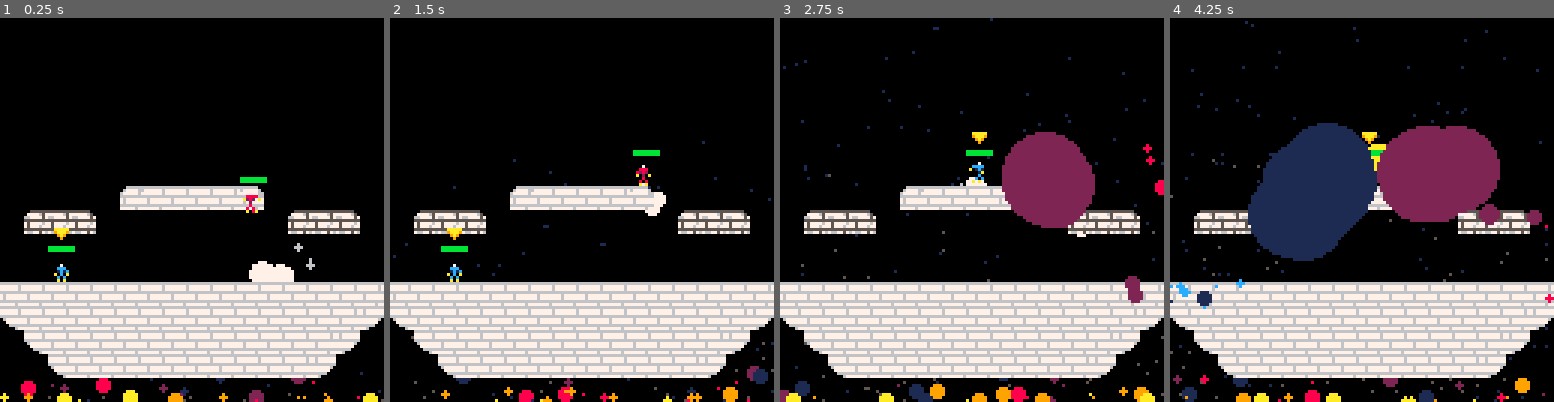
Above: before the commit, frames 1-4 (left to right).
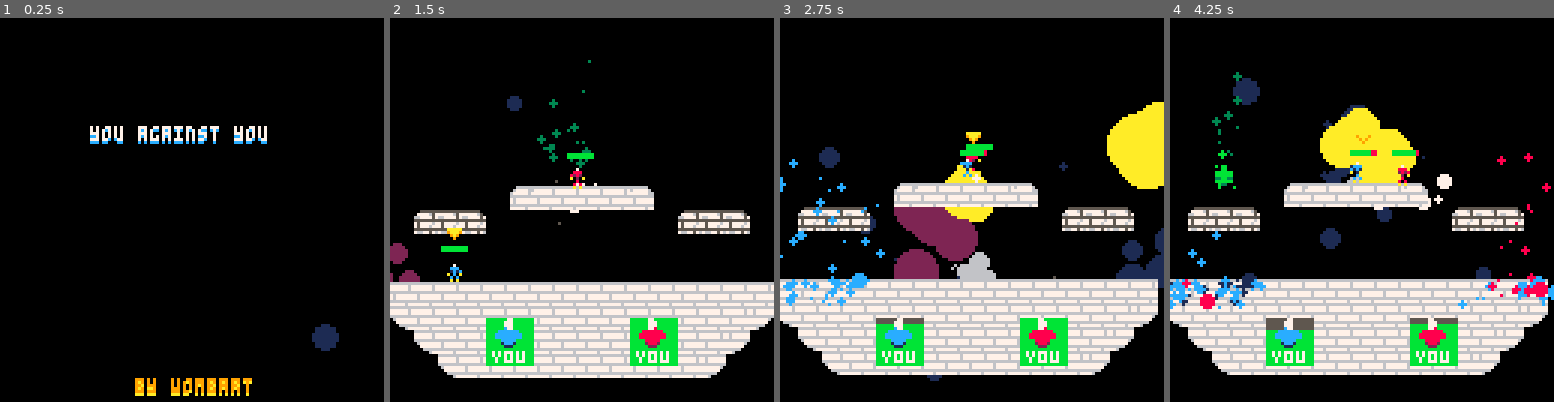
Above: after the commit, the same moments.

Repository: TThanushan/You_against_You
Game: PICO-8 cartridge you_against_you.p8
Two runs of this game, one before a commit and one after it. Both use one fixed random seed, a clock stepped at 60 frames per second and the inputs below.
Inputs:
- Up to frame 1 (0.25 s): no input
- Up to frame 2 (1.5 s): tap X (X key) at 0.33, 1.07 s; tap O (Z key) at 0.7 s
- Up to frame 3 (2.75 s): hold Right 1.6-2.1 s; tap O (Z key) at 1.7, 2.1, 2.5 s; tap X (X key) at 1.85 s; hold Up 2.15-2.42 s; hold Right from 2.47 s (still down)
- Up to frame 4 (4.25 s): tap O (Z key) every 0.4 s from 2.9 to 4.1 s; tap X (X key) at 2.97, 4.08 s; release Right at 3.03 s; hold Left 3.08-3.58 s; hold Right from 4.02 s (still down)

The runs differ from the first frame. In frame 1, 31% of the frame differs, in the area x 0-100%, y 28-100%; in frame 2, 5.5%; in frame 3, 36%; in frame 4, 39%, in the area x 0-100%, y 0-100%.

Commit message:
Game done for the 42Jam#2

Diff:
--- a/you_against_you.p8
+++ b/you_against_you.p8
@@ -14,8 +14,13 @@
 
 local map_limit_left_x, map_limit_right_x = 0, 126
 
+local co_patern
+local co_timer
 
 local player
+local bot
+local heal_timer = 0
+
 local part = {}
 local g = 0.3
 local debugmode = false
@@ -23,7 +28,7 @@
 local shkx, shky = 0, 0
 local main_camera
 local gameobjects = {}
-local game_state = 'game'
+local game_state = 'start'
 
 local colors = {black = 0, dark_blue = 1, dark_purple = 2, dark_green = 3,
 	brown = 4, dark_gray = 5, light_gray = 6, white = 7, red = 8, orange = 9,
@@ -43,16 +48,16 @@
 
 function start()
 	init_all_gameobject()
-
+    music(0, 500, 3)
 end
 
 function _update60()
 	if game_state == 'start' then
-
+        update_start()
 	elseif game_state == 'game' then
 		update_game()
 	elseif game_state == 'gameover' then
-
+        update_victory()
 	elseif game_state == 'victory' then
 		update_victory()
 	end
@@ -60,17 +65,17 @@
 
 function _draw()
 	if game_state == 'start' then
+        draw_start()
 	elseif game_state == 'game' then
 		draw_game()
 	elseif game_state == 'gameover' then
-
+        draw_victory()
 	elseif game_state == 'victory' then
 		draw_victory()
 	end
 
 	if (debugmode) then
 	-- if btnp(5) then spawner.wave_number += 1 end
-	if btnp(5) then platform_button1.level += 1 end
 		local pos_x, pos_y = main_camera.x - 60, main_camera.y - 60
 		-- if (btn(5)) shake_v(1)
 		-- print('time:'..flr(time()/2),main_camera.x-64, main_camera.y-64, 8, 2)
@@ -88,24 +93,53 @@
 	end
 end
 
+function update_start()
+ if btn(5) then game_state = 'game' end
+ -- update_all_gameobject()
+ update_part()
+ draw_bg_decors()
+end
+
+function draw_start()
+    cls(0)
+    draw_part()
+-- function spe_print(text, x, y, col_in, col_out, bordercol)
+
+    spe_print('you against you', 30, 32+cos(time()/3%1)*5,
+        colors.white, colors.blue)
+    if time()%1 > 0.5 then spe_print('press ❎', 45, 64, 6, 7) end
+    spe_print('by wombart', 45, 120, 9, 10)
+
+    local offsetx, offsety = 50, -30
+
+    -- spe_print('c to shoot', 55- offsetx, 70-offsety, 1, 12)
+    -- spe_print('⬆️', 87  - offsetx,  60-offsety, 1, 12)
+    -- spe_print('⬅️ ⬇️ ➡️ ',  75 - offsetx, 70-offsety, 1, 12)
+end
+
+
+
 function update_game()
 	update_all_gameobject()
 	do_camera_shake()
 	update_part()
-	whiteframe_update()
 	block_object_map_limit()
+    spawn_heal()
+    -- if (btn(4)) then slow_motion(200) end
 end
 
 function draw_game()
 
 	-- cls(((time()/2%15))+1)
 	draw_background()
+    whiteframe_update()
 	draw_bg_decors()
 
 	draw_part()
 	draw_map()
 	draw_all_gameobject()
 	draw_interface()
+
 	-- print(main_camera.get_tag())
 end
 
@@ -167,8 +201,13 @@
 	if do_once == false then
 		do_once=true
 	end
-	spe_print('you won !!!', 40 , main_camera.y-40-2*(cos(time())), 11, 3)
-	spe_print('❎ to restart', 40, main_camera.y, 10, 9)
+    if (game_state == 'victory') then
+        print('you won !!!', 40 , main_camera.y-50-2*(cos(time())), 11, 3)
+        print('❎ to restart', 40, main_camera.y, 10, 9)
+    else
+        print('you lost !!!', 40 , main_camera.y-50-2*(cos(time())), 11, 3)
+        print('❎ to restart', 40, main_camera.y, 10, 9)
+    end
 end
 
 function do_camera_shake()
@@ -195,8 +234,8 @@
 
 -- ##init
 function init_all_gameobject()
-	player = make_character(true, 100, 65, 'bot', 'player')
-	make_character(false, 20, 65, 'player', 'bot')
+	bot = make_character(true, 100, 65, 'bot', 'player')
+	player = make_character(false, 20, 65, 'player', 'bot')
 	main_camera = make_gameobject(128, 64, 'main_camera', {newposition = {x=0, y=0}})
 end
 
@@ -258,14 +297,16 @@
 
 function whiteframe_update()
 	if whiteframe == true then
-		rectfill(-100,-100, 200, 200, 8)
+		rectfill(-100,-100, 200, 200, colors.white)
 		whiteframe = false
 	end
 end
+
+
 
 -- ##player
 function make_character(is_bot, x, y, tag, target_tag)
-	player = make_gameobject(x, y, tag, {
+	local obj = make_gameobject(x, y, tag, {
 		is_bot = is_bot,
 		target_tag = target_tag,
 		current_health = p_info.max_health,
@@ -274,6 +315,7 @@
 		dx=0,
 		dy=1,
 		level = 1,
+        meteor_reload_time = 0,
 		weapon_info = {reload_time = p_info.weapon_info.reload_time,
 			bullet_sprite = p_info.weapon_info.bullet_sprite,
 			name = p_info.weapon_info.name,
@@ -295,6 +337,17 @@
 		sprites = p_info.sprites,
 		experience=0,
 		move_speed = p_info.move_speed,
+        summon_meteorites = function (self)
+            if (self.meteor_reload_time > time()) then
+                return
+            end
+            self.meteor_reload_time = time() + 2
+            local d = 1
+            for var=0, 0, 1 do
+                if self.look_to_left then d = -1 end
+                summon_meteorites(self.x + (10 + var * 5) * d, 0)
+            end
+        end,
 		shoot = function(self, _x, _y)
 			if self.weapon_info.reload_time < time() then
 				local looking_direction = 1
@@ -318,7 +371,7 @@
 					self.weapon_info.move_speed,
 					self.weapon_info.bullet_sprite,
 					'bullet', target_tag)
-				shake_h(0.5)
+				shake_h(1)
 			end
 
 		end,
@@ -350,6 +403,9 @@
 			if btn(4) then
 				self:shoot(self.x+200, self.y)
 			end
+            -- if btn(5) then
+            --     self:summon_meteorites()
+            -- end
 		end,
 		bot_freeze_brain = function (self, duration)
 			if self.bot_i.freeze_d <= time() then
@@ -359,10 +415,30 @@
 		end,
 		bot_debug = function(self)
 			circ(self.x, self.y, self.bot_i.run_range, colors.red)
-			print(self.bot_i.freeze_d, self.x, self.y - 30, colors.white)
+            local d = 1
+            if self.look_to_left then d = -1 end
+            -- rectfill(self.x,self.y, 128* d,  self.y + 10, colors.white)
+            -- print(3, self.x, self.y - 30, colors.white)
 		end,
 		bot_controller = function(self)
 			local dist = distance(self, player)
+
+			-- shooting
+			if ((abs(player.y - self.y) < 10)
+                and self.bot_i.next_shoot < time()) then
+
+                if (player.x < self.x) then
+                self.look_to_left = true
+                self.bot_i.direction = -1
+                else
+                    self.look_to_left = false
+                    self.bot_i.direction = 1
+                end
+
+            	self.bot_i.next_shoot = 0.5 + time()
+				self:shoot(self.x+200, self.y)
+				self.weapon_info.reload_time = 0.25
+			end
 
 			if (self.bot_i.freeze_d < time()) then
 				-- move randomly
@@ -376,16 +452,9 @@
 					end
 				end
 
-
-				-- shooting
-				if (self.bot_i.next_shoot < time()) then
-					self.bot_i.next_shoot = rnd(0.5) + time()
-					self:shoot(self.x+200, self.y)
-					self.weapon_info.reload_time = 0.25
-				end
-
 				-- jump
-				if (self.bot_i.next_jump < time() and self.grounded) then
+				if ((player.y == self.y or (abs(player.y - self.y) > 10 and player.y < self.y))
+                    and self.bot_i.next_jump < time() and self.grounded) then
 					self.bot_i.next_jump = rnd(3) + time()
 					self:jump()
 				end
@@ -460,8 +529,10 @@
 				colarr2 = {colors.dark_purple}
 			end
 			add_blood_part(self.x, self.y, d, colarr, colarr2)
-			sfx(5)
-			whiteframe = true
+            sfx(5)
+            slow_motion(200)
+            shake_camera(5)
+			-- whiteframe = true
 		end,
 		jump=function(self)
 			self.grounded = false
@@ -469,7 +540,7 @@
 			self.y -= 5
 
 			self.dy = -4
-			shake_v(0.5)
+			-- shake_v(0.5)
 			sfx(0)
 			run_dust(self.x, self.y+13, 1)
 			run_dust(self.x, self.y+13, -1)
@@ -504,8 +575,22 @@
 		end,
 		draw_health_rect = function (self)
 			local pourcentage_fill = self.current_health / self.max_health
-			draw_filled_rect(self.x - 4, self.y - 4, 8, 2, pourcentage_fill, colors.green, colors.red)
-			-- spe_print(self.current_health, self.x-3, self.y - 10, colors.green, colors.dark_green)
+            draw_filled_rect(self.x - 4, self.y - 4, 8, 2,
+                pourcentage_fill, colors.green, colors.red)
+            if (self.is_bot) then
+                draw_filled_rect(80, 100, 15, 16,
+                    pourcentage_fill, colors.green, colors.dark_gray, false, true)
+                spr(70, 80, 100, 2, 2)
+            else
+                draw_filled_rect(32, 100, 15, 16,
+                    pourcentage_fill, colors.green, colors.dark_gray, false, true)
+                spr(68, 32, 100, 2, 2)
+            end
+            -- function draw_filled_rect(x, y, width, height, pc,
+             -- font_col, back_col, bordercol)
+
+			-- spe_print(self.current_health, self.x-3, self.y - 10,
+             -- colors.green, colors.dark_green)
 		end,
 		update = function (self)
 			self:player_sounds()
@@ -523,10 +608,10 @@
 		end,
 		draw = function(self)
 			self:draw_sprite()
-			-- if (self.is_bot) then
-			-- 	self:bot_debug()
+			if (self.is_bot) then
+				self:bot_debug()
 			-- 	print(self.bot_state, self.x - 8, self.y - 10, colors.yellow)
-			-- end
+			end
 			if (self.active) then
 				-- self:draw_health_rect()
 				self:draw_health_rect()
@@ -534,6 +619,68 @@
 		end
 
 	})
+    return obj
+end
+
+function spawn_heal()
+    if (heal_timer < time()) then
+        local r = flr(rnd(3))
+        if r == 0 then
+            add_heal(60, 42)
+        elseif r == 1 then
+            add_heal(16, 50)
+        else
+            add_heal(104, 50)
+        end
+    end
+end
+-- #here
+function add_heal(x, y)
+    local obj = make_gameobject(x, y, 'heal', {
+        heal_amount = 4,
+        collision_check = function(self)
+            if (distance(self, player) < 10) then
+                player.current_health += self.heal_amount
+                if (player.current_health > player.max_health) then
+                    player.current_health = player.max_health
+                end
+            elseif (distance(self, bot) < 10) then
+                bot.current_health += self.heal_amount
+                if (bot.current_health > bot.max_health) then
+                    bot.current_health = bot.max_health
+                end
+            else
+                return
+            end
+            sfx(6)
+            self:destroy()
+        end,
+        destroy = function(self)
+            heal_timer = time() + 2 + rnd(5)
+            hit_part2(self.x, self.y, 3, 20, {colors.green, colors.dark_green})
+            self:disable()
+        end,
+        update = function(self)
+            self:collision_check()
+            if self.active then
+                heal_timer = time() + 1
+            end
+            if (rnd(1) > 0.8) then
+            add_part(self.x+4+rnd(6)-rnd(6), self.y+7+rnd(3)-rnd(3), 2, rnd(2), rnd(50)+10, 0, -rnd(1),
+            {colors.green, colors.dark_green})
+            end
+        end,
+        draw = function(self)
+            -- outline_spr(24, x + shkx, (y + shky) - 3 * (cos(time())),
+            --  false, false, colors.yellow)
+            spr(24, x + shkx, (y + shky) - 3 * (cos(time())))
+        -- endfunction outline_spr(n, x, y, _flip_x, _flip_y, outline_color
+
+        end
+
+        })
+    add(gameobjects, obj)
+    return obj
 end
 
 function make_muzzle_flash(x, y, radius, muzzle_color, duration)
@@ -572,7 +719,8 @@
 	end,
 	explode=function(self)
 	  -- hit_part(self.x, self.y,{7, 6, 5})
-	  dust_part(self.x, self.y, 3 + rnd(3), {colors.yellow, colors.orange, colors.red, colors.dark_purple}, rnd(4))
+	  dust_part(self.x, self.y, 4 + rnd(3), {colors.yellow, colors.orange
+        , colors.dark_purple, colors.dark_blue}, 6 + rnd(4), 60)
 	  -- if self.target:get_tag() !='player' then sfx(0) end
 	end,
 	destroy = function (self)
@@ -660,19 +808,24 @@
 	shky+=power*sin(shka)
 end
 
-function draw_filled_rect(x, y, width, height, pc, font_col, back_col, bordercol)
+function draw_filled_rect(x, y, width, height, pc, font_col, back_col, bordercol, v)
+    local vertical = v or false
 			-- draw_filled_rect(x, y, x+width, y+height, pourcentage_fill, colors.green, colors.black)
-	height -= 1
-	local length = (x+width) - x
-	if bordercol then
-		rectfill(x-1,y-1,x+width+1,y+height+1,bordercol)
-	end
-	if back_col then
-		rectfill(x,y,x+width,y+height,back_col)
-	end
-	if pc > 0.001 then
-	rectfill(x,y, x + length*pc,y+height,font_col)
-end
+    height -= 1
+    if bordercol then
+    	rectfill(x-1,y-1,x+width+1,y+height+1,bordercol)
+    end
+    if back_col then
+    	rectfill(x,y,x+width,y+height,back_col)
+    end
+    if pc > 0.001 then
+        if vertical then
+            rectfill(x, y + (height * (1 - pc)), x + width, y+height, font_col)
+        else
+            rectfill(x, y, x + width*pc, y+height, font_col)
+        end
+    end
+
 end
 
 function make_gameobject(x, y, tag, properties, draw_layer)
@@ -699,22 +852,94 @@
 	return obj
 end
 
+function slow_motion(len)
+    for i=0, len do
+    add_part(200, 2, 2, 1, 0.1, 0, 2,
+            {0})
+    end
+end
+
 function draw_bg_decors()
-	local speed = -0.1 + -rnd(1)
-	local col = colors.dark_gray
-	if (speed < -0.5) then col = colors.dark_blue end
-	add_part(rnd(128), 128, 2, 0.1, 200, 0, speed,
-			{col})
-	for i=0, 2, 1 do
-		add_part(rnd(128), 128, 2, rnd(3), rnd(20) + 0, rnd(2) - rnd(2), -rnd(1),
-			{colors.yellow, colors.orange, colors.red, colors.dark_purple, colors.dark_blue})
-	end
-
+    if (rnd(1) > 0.9) then
+	local speed = -1 + -rnd(3)
+	add_part(rnd(128), 128, 2, rnd(5), 200, 0, speed,
+			{colors.dark_blue})
+    end
+	-- for i=0, 2, 1 do
+	-- 	add_part(rnd(128), 128, 2, rnd(3), rnd(20) + 0, rnd(2) - rnd(2), -rnd(1),
+	-- 		{colors.yellow, colors.orange, colors.red, colors.dark_purple, colors.dark_blue})
+	-- end
+
+end
+
+function summon_meteor_main()
+    if costatus(co_patern) != 'dead' then
+        coresume(co_patern)
+        co_timer = time() + 3
+        return
+    end
+
+end
+
+function do_meteor_pattern(n)
+end
+
+function meteor_pattern()
+    for i=0, 10 do
+        make_obstacle(x, y, 23, 1)
+        yield()
+    end
 end
 
 -- todo
 function summon_meteorites(x, y, target_tag)
-
+    make_obstacle(x, y, 23, 1)
+end
+
+function make_obstacle(x, y, sprite,speed)
+ sfx(2)
+ local obj = make_gameobject(x, y, 'obstacle', {
+  f_speed=speed,
+  speed=speed,
+  sprite=sprite,
+  destroy=function(self)
+   self.speed = self.f_speed
+   hit_part2(self.x, self.y-4, 5,6,{8,2})
+   shake_camera(1)
+   sfx(1)
+   self:disable()
+  end,
+  draw=function(self)
+   -- circfill(self.x,self.y, 5, 8)
+   if rnd() > 0.5 then hit_part2(self.x+4, self.y, 3, 0,{8, 2}) end
+   -- line(self.x+3,self.y,self.x+3, 128, 8)
+   -- line(self.x+4,self.y,self.x+4, 128, 8)
+   -- line(self.x+5,self.y,self.x+128, 128, 8)
+   -- rectfill(self.x, self.y+4, 129, 128, 8)
+   -- li
+   -- outline_spr(self.sprite, self.x ,self.y)
+   spr(self.sprite, self.x, self.y)
+  end,
+  update=function(self)
+   self.x += self.speed
+   self.y += self.speed
+   self.speed+= g/6
+   if is_player_on_a_platform(self.x, self.y) or self.y > 120 then self:destroy()
+   elseif distance(self, player) < 5 then
+        player:take_damage(2)
+   elseif distance(self, bot) < 5 then
+        bot:take_damage(2)
+   end
+  end
+  })
+ obj.speed, obj.f_speed = speed, speed
+ return obj
+end
+
+function hit_part2(x,y, size, quantity,colarr)
+  for i=0, quantity do
+  local p add_part(rnd(5)-rnd(5)+x, rnd(5)-rnd(5)+y, 1, rnd(size)+size-1, rnd(5)+35, (rnd(10)-rnd(10))/30, (rnd(10)-rnd(10))/30, colarr)
+ end
 end
 
 -- ##part
@@ -739,7 +964,11 @@
  add(part, p)
  return p
 end
-
+function hit_part(x,y, size, quantity,colarr)
+  for i=0, quantity do
+  local p add_part(rnd(5)-rnd(5)+x, rnd(5)-rnd(5)+y, 1, rnd(size)+size-1, rnd(5)+35, (rnd(10)-rnd(10))/30, (rnd(10)-rnd(10))/30, colarr)
+ end
+end
 function draw_part()
 	local part = part
 	for p in all(part) do
@@ -785,23 +1014,24 @@
 		end
 	end
 end
-function dust_part(x, y, size, colarr, number)
-	number = number or 1
+function dust_part(x, y, size, colarr, number, mage)
+	local number = number or 1
+    local _mage = mage or 35
 	for i=0, number, 1 do
 		add_part(rnd(5)-rnd(5)+x, rnd(5)-rnd(5)+y,
-		 1, rnd(size)+size-1, rnd(5)+35, (rnd(10)-rnd(10))/30, (rnd(10)-rnd(10))/30, colarr)
+		 1, rnd(size)+size-1, rnd(5)+_mage, (rnd(10)-rnd(10))/30, (rnd(10)-rnd(10))/30, colarr)
 	end
 end
 
 -- function add_part(x, y ,tpe, size, mage, dx, dy, colarr, layer)
 
 function add_blood_part(x, y, direction, colarr, colarr2)
-	local n = rnd(30) + 5
+	local n = rnd(30) + 15
 	for i=0, n, 1 do
 		add_part(rnd(5)-rnd(5)+x, rnd(5)-rnd(5)+y, 3,
 		 rnd(2) + 0.1, rnd(5)+200, (rnd(10) + 5) * direction, rnd(10), colarr, 1)
-		add_part(rnd(5)-rnd(5)+x, rnd(5)-rnd(5)+y, 3,
-		 rnd(15) + 0.1, rnd(5)+50, (rnd(10) + 5) * direction, rnd(10), colarr2, 1)
+		-- add_part(rnd(5)-rnd(5)+x, rnd(5)-rnd(5)+y, 3,
+		--  rnd(15) + 0.1, rnd(5)+50, (rnd(10) + 5) * direction, rnd(10), colarr2, 1)
 	end
 end
 
Not shown, changed: 30 lines of the sprite sheet (__gfx__) section of you_against_you.p8
Not shown, changed: the music (__music__) section of you_against_you.p8
Not shown, changed: the sound effects (__sfx__) section of you_against_you.p8
